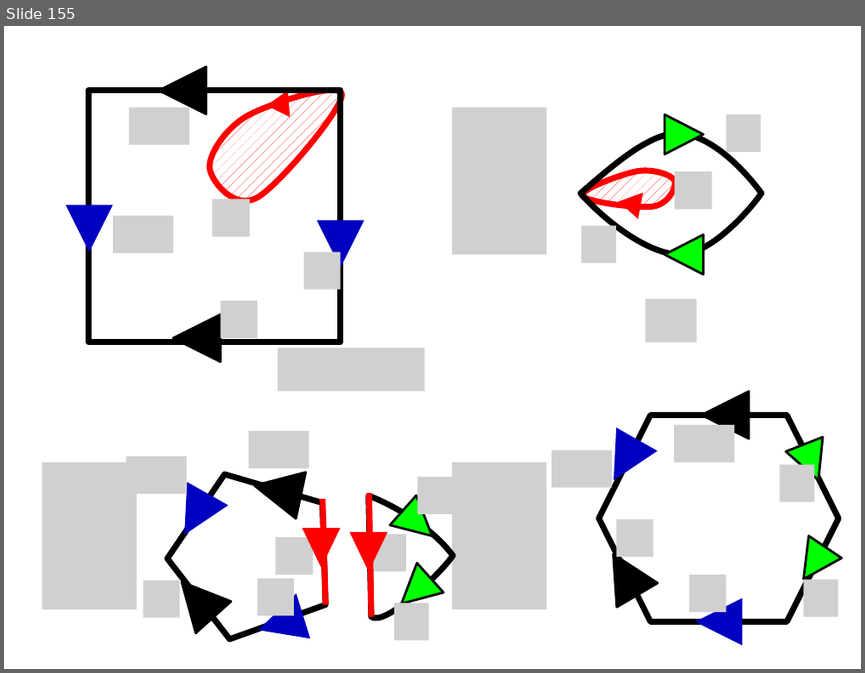
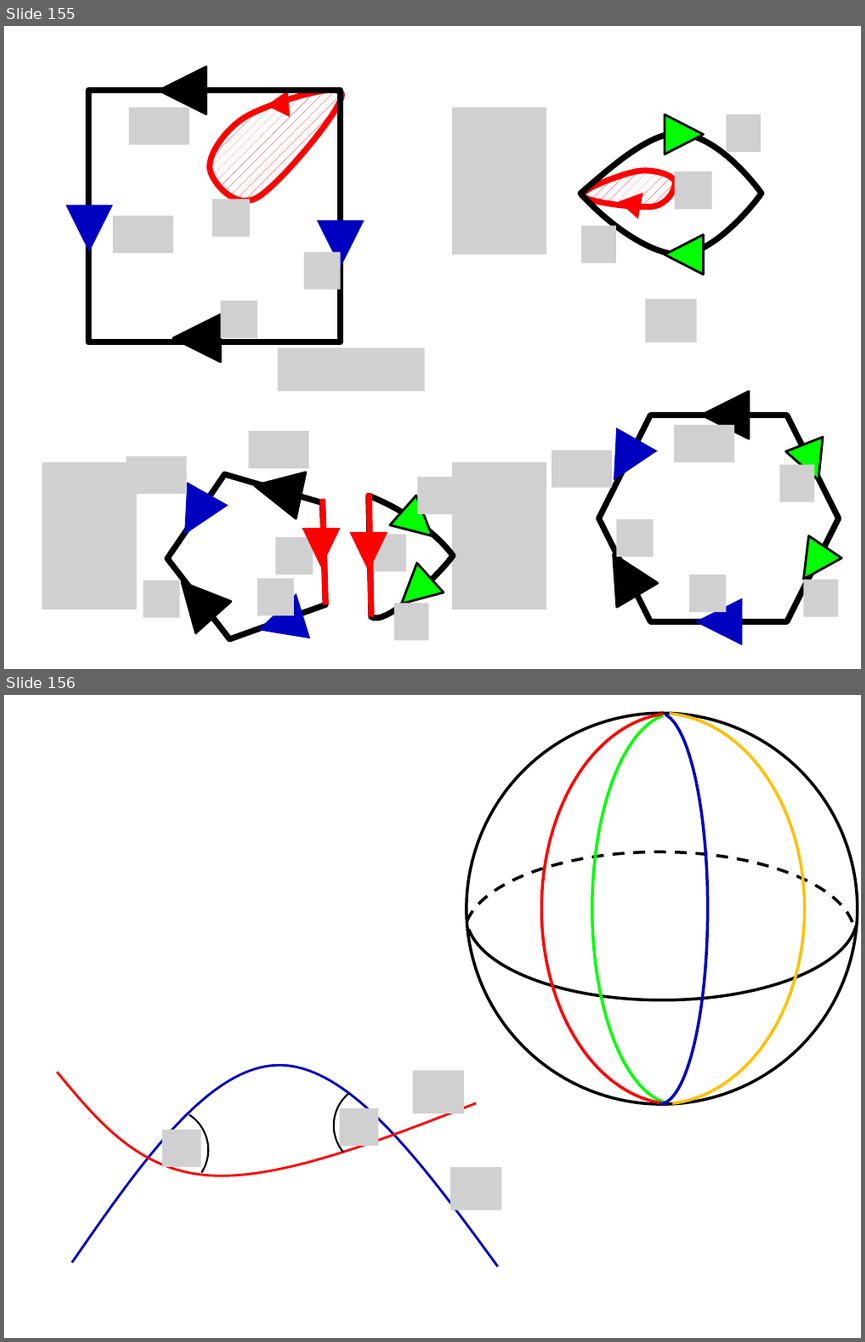
Before and after one commit to lutteropp/GeoTopo, a slide deck: images/Bilder.pptx. Shown one above the other, each under a label of ours: slide 155 before the commit, slides 155 and 156 after it. The pictures are 865x673 and 865x1342 pixels, drawn with LibreOffice and Linux fonts; fonts in the diff are those of the drawing; grey boxes stand for pictures. Boxes give left, top, right and bottom in pixels: in the first picture for what was removed or moved away, otherwise in the second. Text is boxed around its words. In the diff, an @@ line names an element or a change of style, - is before the commit and + after.

```diff
--- a/images/Bilder.pptx
+++ b/images/Bilder.pptx
@@ slide 156 added at bbox=[4, 695, 861, 1338], background #FFFFFF @@
@@ ellipse added at bbox=[466, 713, 857, 1104], outline #000000 2.5 pt @@
@@ arc (boxed as its full ellipse) added at bbox=[514, 714, 805, 1104], outline #FFC000 2.5 pt @@
@@ arc (boxed as its full ellipse) added at bbox=[541, 713, 811, 1104], outline #FF0000 2.5 pt @@
@@ arc (boxed as its full ellipse) added at bbox=[591, 713, 760, 1104], outline #00FF00 2.5 pt @@
@@ arc (boxed as its full ellipse) added at bbox=[611, 714, 708, 1104], outline #0000C0 2.5 pt @@
@@ arc (boxed as its full ellipse) added at bbox=[466, 832, 857, 1000], outline #000000 2.5 pt @@
@@ arc (boxed as its full ellipse) added at bbox=[464, 851, 855, 1020], outline #000000 2.5 pt dashed @@
@@ freeform shape added at bbox=[57, 1072, 476, 1175], outline #FF0000 2 pt @@
@@ freeform shape added at bbox=[72, 1065, 498, 1266], outline #0000C0 2 pt @@
@@ arc (boxed as its full ellipse) added at bbox=[317, 1066, 435, 1185], outline #000000 1.5 pt @@
@@ picture added at bbox=[413, 1071, 464, 1113] @@
@@ arc (boxed as its full ellipse) added at bbox=[109, 1092, 225, 1208], outline #000000 1.5 pt @@
@@ picture added at bbox=[340, 1108, 378, 1145] @@
@@ picture added at bbox=[162, 1129, 201, 1167] @@
@@ picture added at bbox=[450, 1167, 502, 1210] @@
```
Also in this commit, not shown: 2 other slides added, 1 slide removed.
